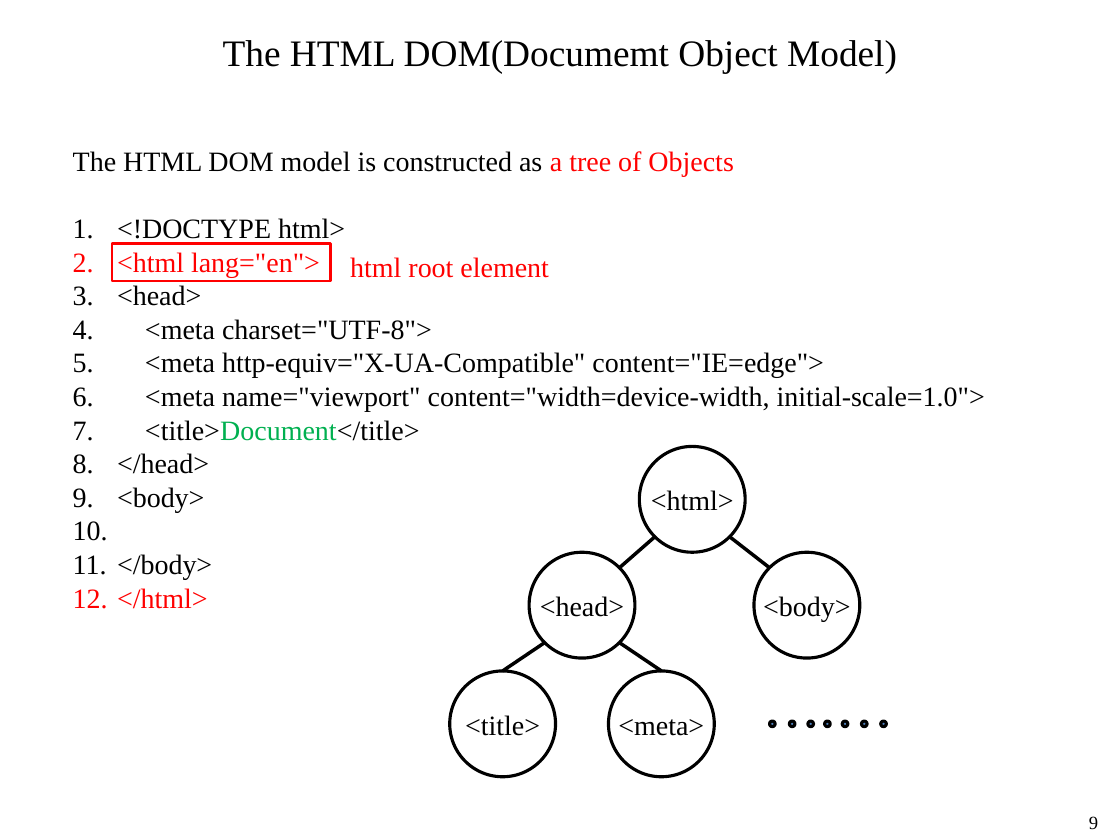
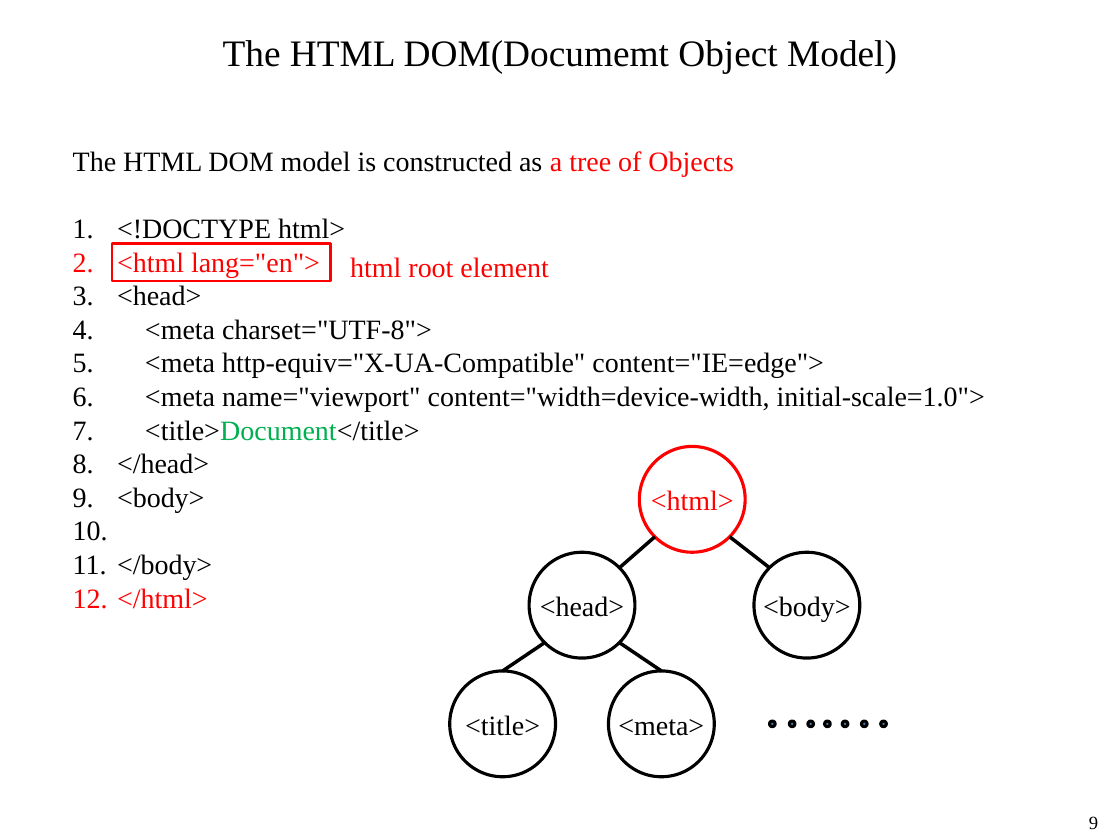
Before and after one commit to mar120434/2021_web_tutor, a slide deck: slide 9 of 靜態網頁.pptx. Drawn at 1120x840 pixels with LibreOffice and Linux fonts; fonts in the diff are those of the drawing. Boxes give left, top, right and bottom in pixels: in the first picture for what was removed or moved away, otherwise in the second. Text is boxed around its words. In the diff, an @@ line names an element or a change of style, - is before the commit and + after.

```diff
--- a/靜態網頁.pptx
+++ b/靜態網頁.pptx
@@ ellipse at box(640, 447, 745, 552): outline #000000 2 pt to #FF0000 2 pt @@
@@ text "<html>" at box(651, 490, 734, 511): text colour #000000 to #FF0000 @@
```
Also in this commit, not shown: 4 other slides changed, 5 slides added.
